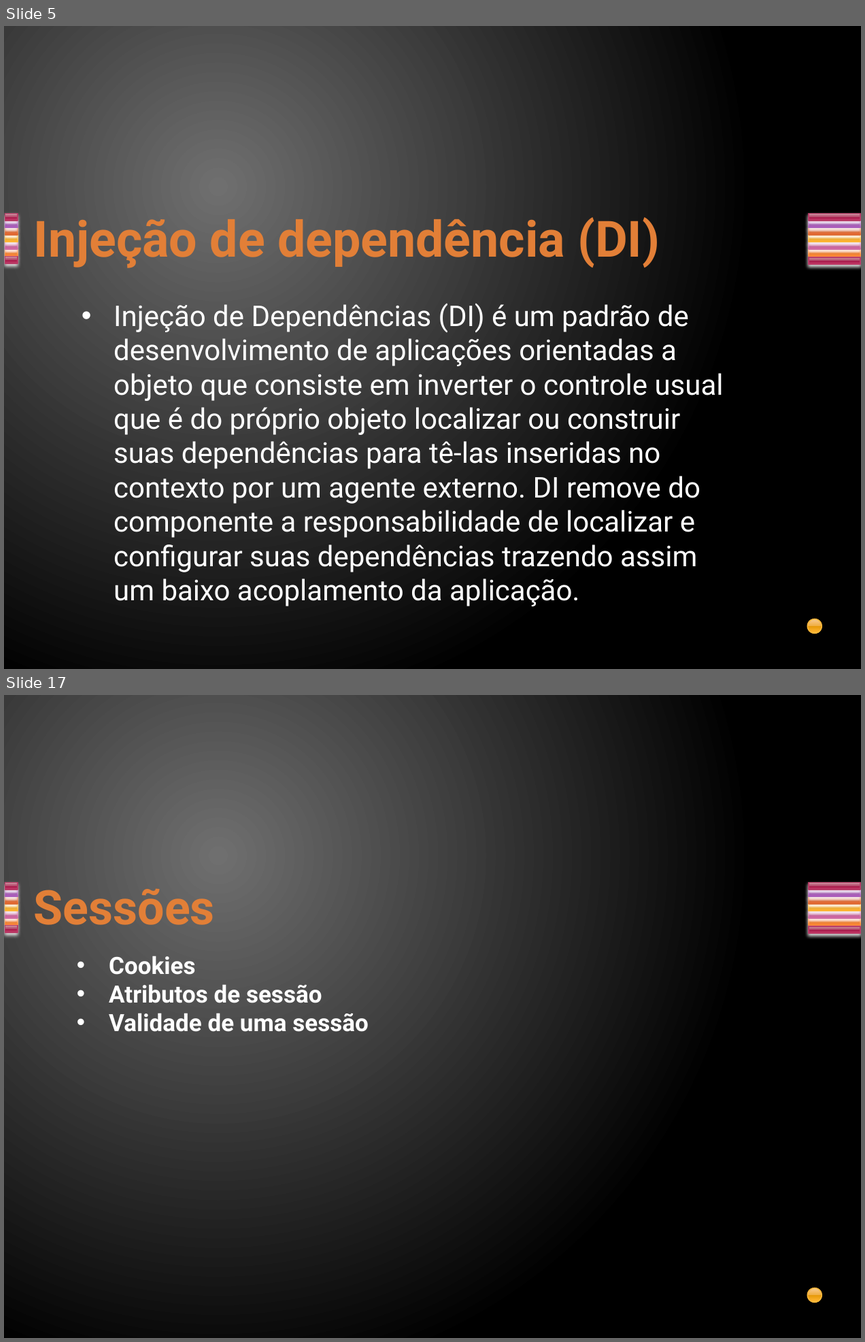
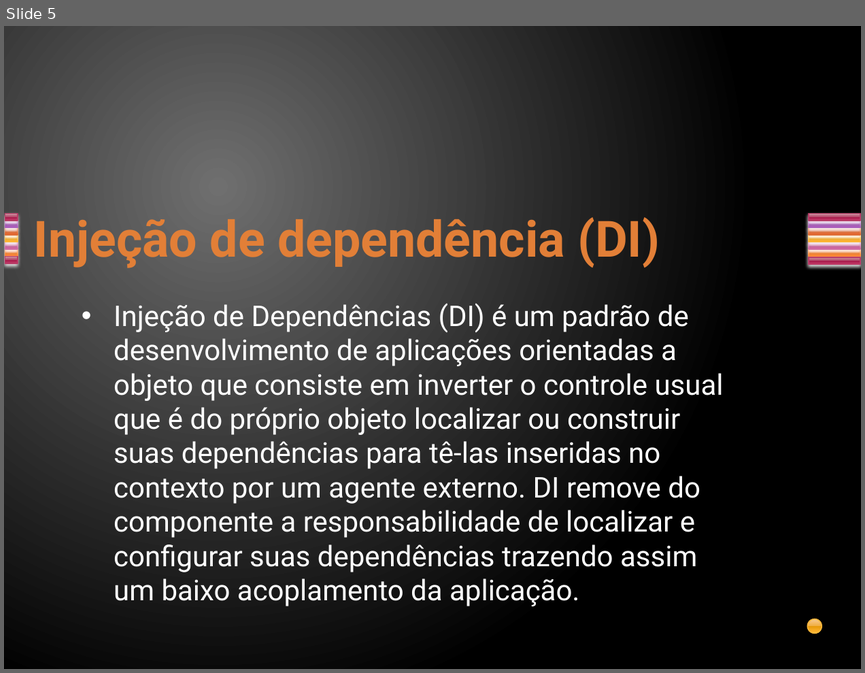
Before and after one commit to davirj9/javaAvancado, a slide deck: AulasAvancado/src/main/resources/br/com/3- CDI/CDI.pptx. Shown one above the other, each under a label of ours: slides 5 and 17 before the commit, slide 5 after it; the slides between them are not shown. The pictures are 865x1342 and 865x673 pixels, drawn with LibreOffice and Linux fonts; fonts in the diff are those of the drawing. Boxes give left, top, right and bottom in pixels: in the first picture for what was removed or moved away, otherwise in the second. Text is boxed around its words. In the diff, an @@ line names an element or a change of style, - is before the commit and + after.

```diff
--- a/AulasAvancado/src/main/resources/br/com/3- CDI/CDI.pptx
+++ b/AulasAvancado/src/main/resources/br/com/3- CDI/CDI.pptx
@@ slide 17 removed at [4, 695, 861, 1338], background gradient #707070 to #000000; not listed: 15 template elements that a slide beside it also shows @@
@@ title removed at [34, 888, 215, 925] @@
-Sessões
@@ text removed at [109, 955, 368, 1032] @@
-• Cookies
-• Atributos de sessão
-• Validade de uma sessão
```
Also in this commit, not shown: 1 slide changed, 4 slides added, 15 other slides removed.
